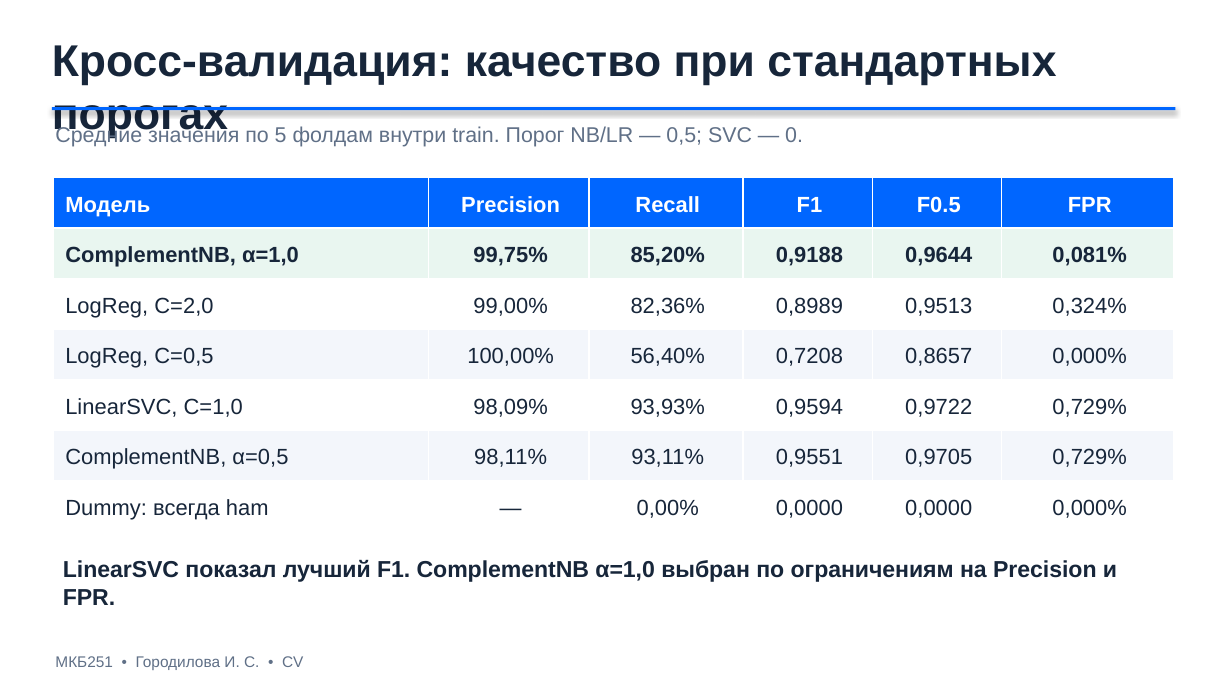
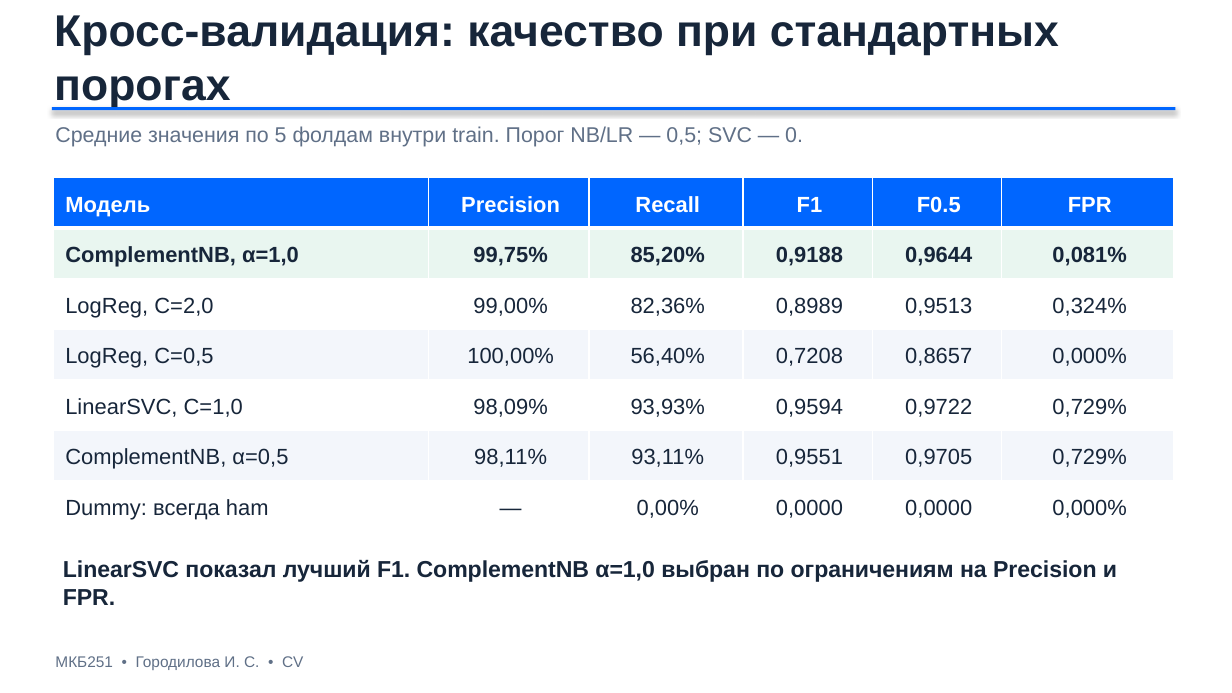
Before and after one commit to city-cyber/ML_Cyber, a slide deck: slide 10 of Городилова Ирина Сергеевна МКБ251 Итоговое задание.pptx (slide 11 before the commit). Drawn at 1232x693 pixels with LibreOffice and Linux fonts; fonts in the diff are those of the drawing. Boxes give left, top, right and bottom in pixels: in the first picture for what was removed or moved away, otherwise in the second. Text is boxed around its words. In the diff, an @@ line names an element or a change of style, - is before the commit and + after.

```diff
--- a/Городилова Ирина Сергеевна МКБ251 Итоговое задание.pptx
+++ b/Городилова Ирина Сергеевна МКБ251 Итоговое задание.pptx
@@ text "Кросс-валидация: качество при стандартных порогах": place and size @@
-text "Кросс-валидация: качество при стандартных порогах" at (52,45,1056,139)
+text "Кросс-валидация: качество при стандартных порогах" at (54,15,1059,109)
```
Also in this commit, not shown: 4 other slides changed.
